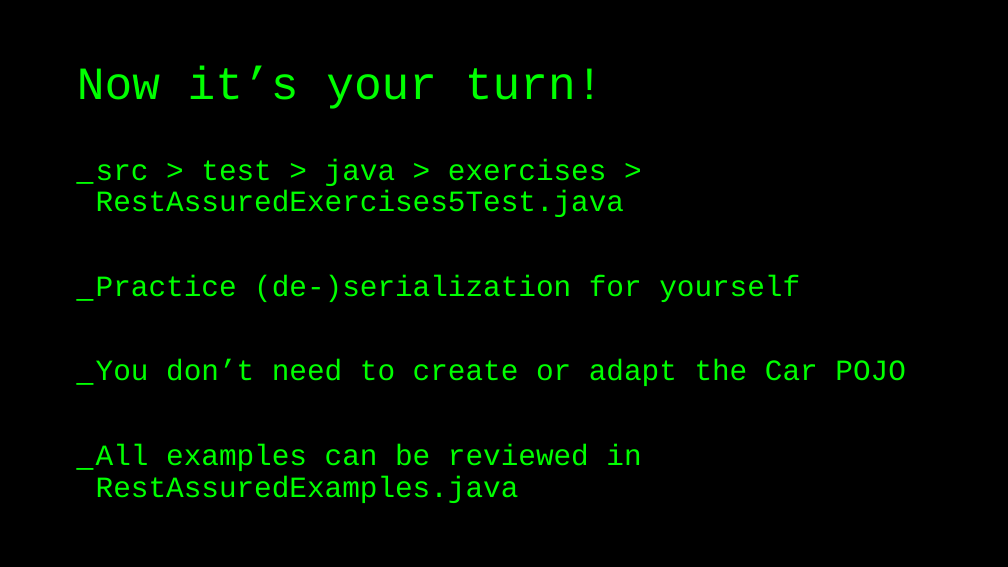
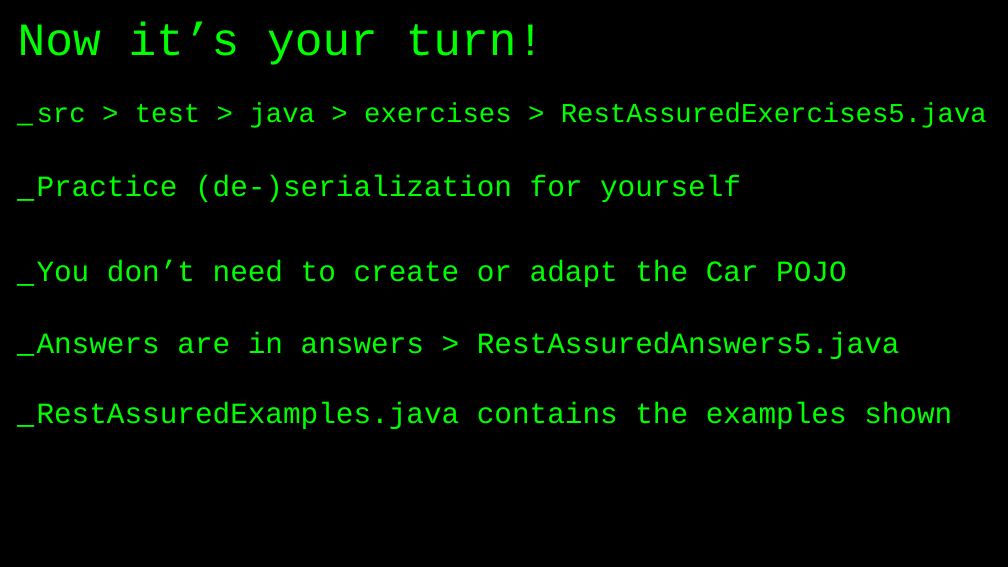
Before and after one commit to basdijkstra/rest-assured-workshop, a slide deck: slide 71 of RestAssuredWorkshop.pptx (slide 47 before the commit). Drawn at 1008x567 pixels with LibreOffice and Linux fonts; fonts in the diff are those of the drawing. Boxes give left, top, right and bottom in pixels: in the first picture for what was removed or moved away, otherwise in the second. Text is boxed around its words. In the diff, an @@ line names an element or a change of style, - is before the commit and + after.

```diff
--- a/RestAssuredWorkshop.pptx
+++ b/RestAssuredWorkshop.pptx
@@ title "Now it’s your turn!": place and size @@
-title "Now it’s your turn!" at (77,67,604,109)
+title "Now it’s your turn!" at (18,22,545,65)
@@ text "src > test > java ...": place and size @@
-text "src > test > java ..." at (96,159,905,503)
+text "src > test > java ..." at (37,103,987,429)
@@ text at (37,103,987,128): text changed; size 28 to 26 pt @@
-_ src > test > java > exercises > RestAssuredExercises5Test.java
+_ src > test > java > exercises > RestAssuredExercises5.java
@@ text at (37,332,952,429): text changed @@
-_ All examples can be reviewed in RestAssuredExamples.java
+_ Answers are in answers > RestAssuredAnswers5.java
+_ RestAssuredExamples.java contains the examples shown
```
Also in this commit, not shown: 25 other slides changed, 37 slides added, 13 slides removed, 20 other files.
